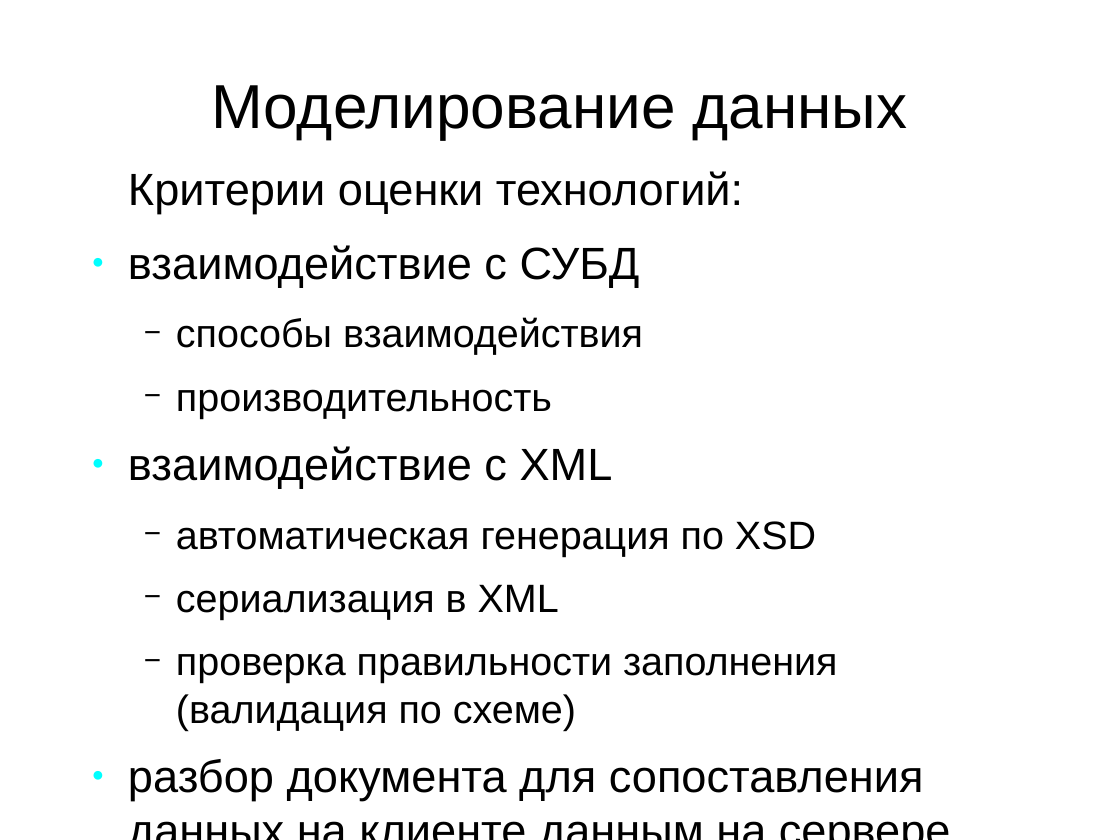
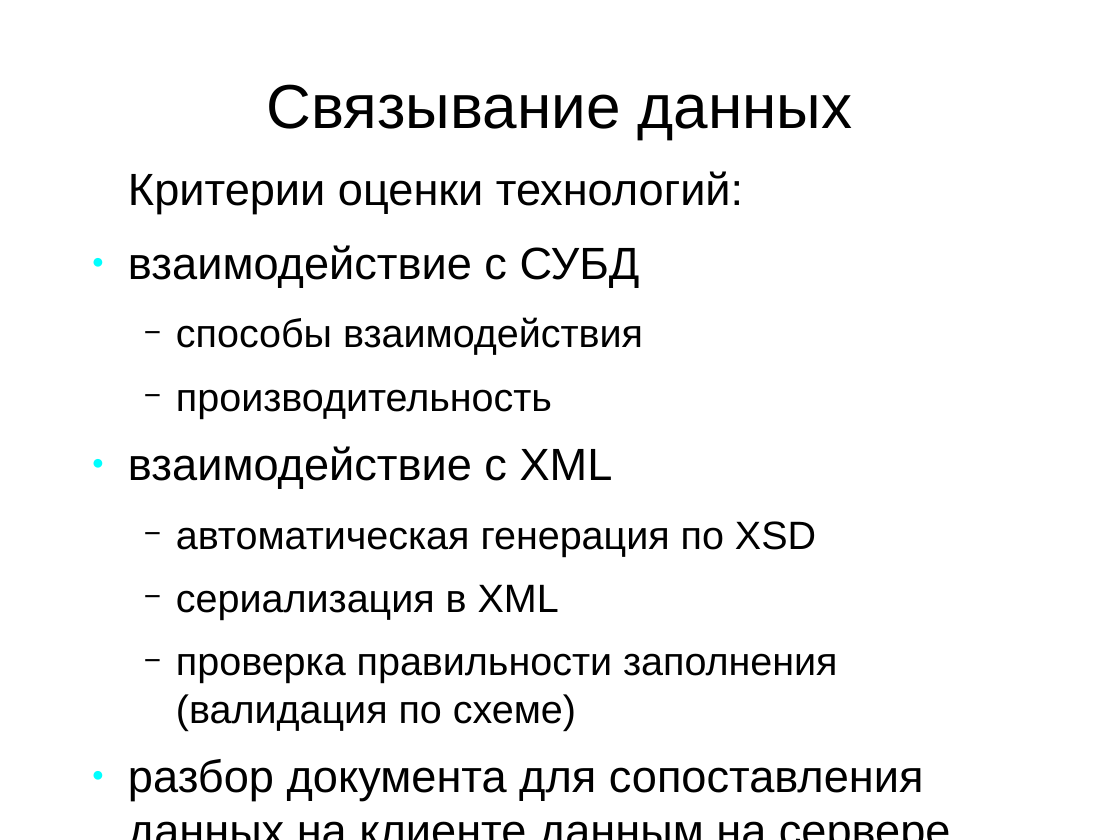
Before and after one commit to aeremenok/a-team-777, a slide deck: slide 8 of diploma/eav/diploma/demo.odp. Drawn at 1120x840 pixels with LibreOffice and Linux fonts; fonts in the diff are those of the drawing. Boxes give left, top, right and bottom in pixels: in the first picture for what was removed or moved away, otherwise in the second. Text is boxed around its words. In the diff, an @@ line names an element or a change of style, - is before the commit and + after.

```diff
--- a/diploma/eav/diploma/demo.odp
+++ b/diploma/eav/diploma/demo.odp
@@ title at [266,84,853,139]: text changed @@
-Моделирование данных
+Связывание данных
```
Also in this commit, not shown: 1 other slide changed.
